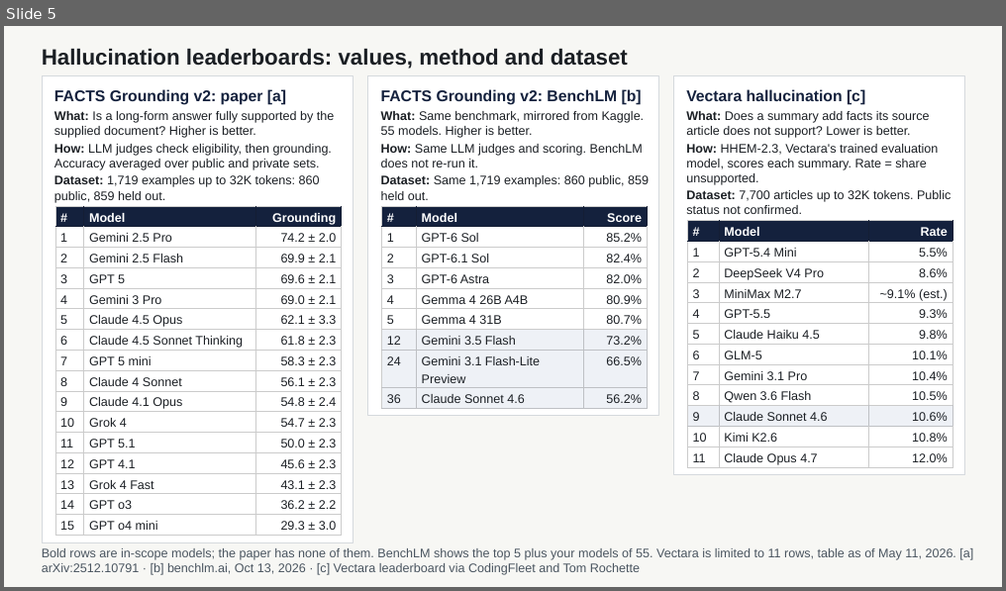
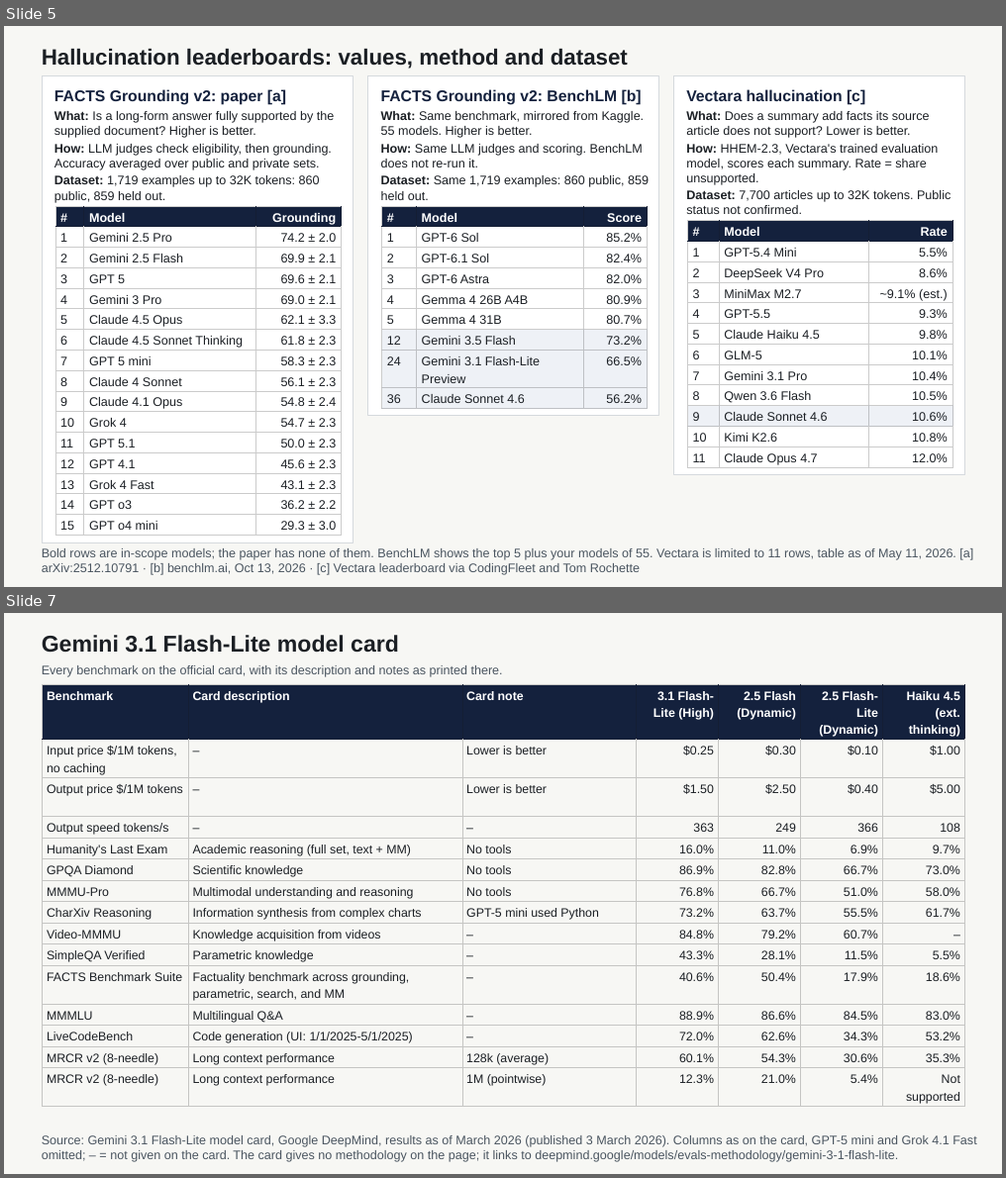
Before and after one commit to chetanrs133/Function-approximation-using-neural-networks, a slide deck: External datasets published LLM scores.pptx. Shown one above the other, each under a label of ours: slide 5 before the commit, slides 5 and 7 after it; the slides between them are not shown. The pictures are 1006x591 and 1006x1178 pixels, drawn with LibreOffice and Linux fonts; fonts in the diff are those of the drawing. Boxes give left, top, right and bottom in pixels: in the first picture for what was removed or moved away, otherwise in the second. Text is boxed around its words. In the diff, an @@ line names an element or a change of style, - is before the commit and + after.

```diff
--- a/External datasets published LLM scores.pptx
+++ b/External datasets published LLM scores.pptx
@@ slide 7 added at (4,613,1002,1174), background #F7F7F4 @@
@@ title added at (42,635,399,653), 22 pt, text #1B1F24, bold @@
+Gemini 3.1 Flash-Lite model card
@@ text added at (42,665,503,677), 12 pt, text #4A5560 @@
+Every benchmark on the official card, with its description and notes as printed there.
@@ table added at (43,684,965,1108), 15 rows, 7 columns @@
+Benchmark | Card description | Card note | 3.1 Flash-Lite (High) | 2.5 Flash (Dynamic) | 2.5 Flash-Lite (Dynamic) | Haiku 4.5 (ext. thinking)
+Input price $/1M tokens, no caching | – | Lower is better | $0.25 | $0.30 | $0.10 | $1.00
+Output price $/1M tokens | – | Lower is better | $1.50 | $2.50 | $0.40 | $5.00
+Output speed tokens/s | – | – | 363 | 249 | 366 | 108
+Humanity's Last Exam | Academic reasoning (full set, text + MM) | No tools | 16.0% | 11.0% | 6.9% | 9.7%
+GPQA Diamond | Scientific knowledge | No tools | 86.9% | 82.8% | 66.7% | 73.0%
+MMMU-Pro | Multimodal understanding and reasoning | No tools | 76.8% | 66.7% | 51.0% | 58.0%
+CharXiv Reasoning | Information synthesis from complex charts | GPT-5 mini used Python | 73.2% | 63.7% | 55.5% | 61.7%
+Video-MMMU | Knowledge acquisition from videos | – | 84.8% | 79.2% | 60.7% | –
+SimpleQA Verified | Parametric knowledge | – | 43.3% | 28.1% | 11.5% | 5.5%
+FACTS Benchmark Suite | Factuality benchmark across grounding, parametric, search, and MM | – | 40.6% | 50.4% | 17.9% | 18.6%
+MMMLU | Multilingual Q&A | – | 88.9% | 86.6% | 84.5% | 83.0%
+LiveCodeBench | Code generation (UI: 1/1/2025-5/1/2025) | – | 72.0% | 62.6% | 34.3% | 53.2%
+MRCR v2 (8-needle) | Long context performance | 128k (average) | 60.1% | 54.3% | 30.6% | 35.3%
+MRCR v2 (8-needle) | Long context performance | 1M (pointwise) | 12.3% | 21.0% | 5.4% | Not supported
@@ text added at (42,1136,976,1162), 12 pt, text #4A5560 @@
+Source: Gemini 3.1 Flash-Lite model card, Google DeepMind, results as of March 2026 (published 3 March 2026). Columns as on the card, GPT-5 mini and Grok 4.1 Fast omitted; – = not given on the card. The card gives no methodology on the page; it links to deepmind.google/models/evals-methodology/gemini-3-1-flash-lite.
```
Also in this commit, not shown: 3 other slides added.
